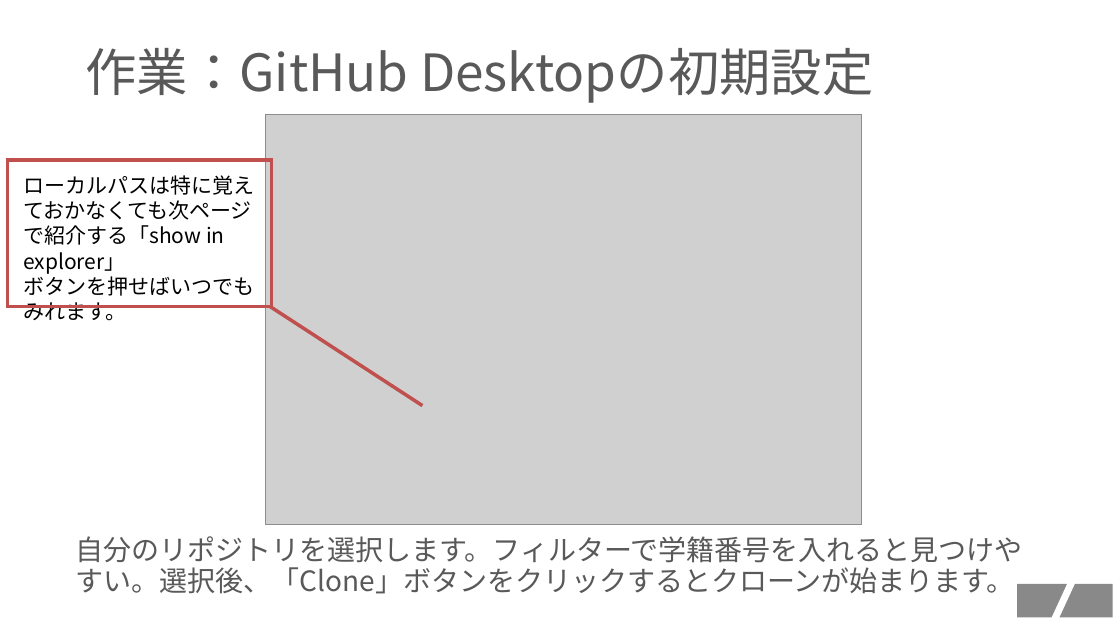
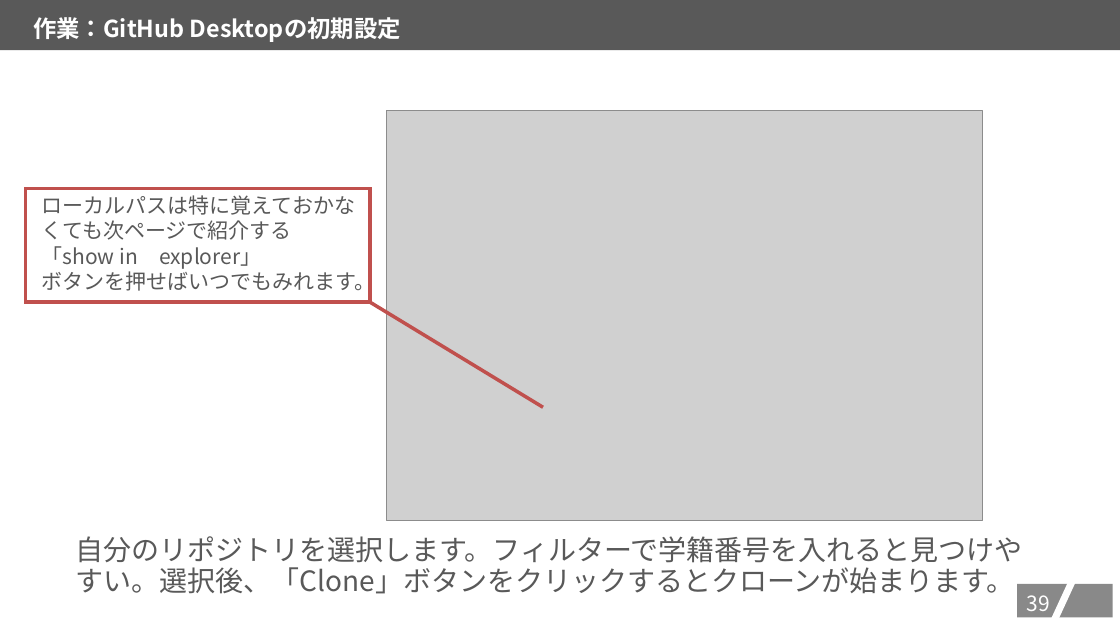
Before and after one commit to kait-takanolab/1821086_matsuo_thesis, a slide deck: slide 40 of GITHUBスタートアップ/GITHUBセットアップの会.pptx. Drawn at 1120x630 pixels with LibreOffice and Linux fonts; fonts in the diff are those of the drawing; grey boxes stand for pictures. Boxes give left, top, right and bottom in pixels: in the first picture for what was removed or moved away, otherwise in the second. Text is boxed around its words. In the diff, an @@ line names an element or a change of style, - is before the commit and + after.

```diff
--- a/GITHUBスタートアップ/GITHUBセットアップの会.pptx
+++ b/GITHUBスタートアップ/GITHUBセットアップの会.pptx
@@ rectangle "作業：GitHub Desktopの初期設定": place and size @@
-rectangle "作業：GitHub Desktopの初期設定" at [85, 48, 873, 103]
+rectangle "作業：GitHub Desktopの初期設定" at [0, 0, 1120, 50]
@@ rectangle "作業：GitHub Desktopの初期設定" at [0, 0, 1120, 50]: size 44 to 20 pt, text colour #595959 to #FFFFFF, bold on; line spacing 0.9 to 1; fill none to #595959 @@
@@ picture: place and size @@
-picture at [266, 114, 861, 524]
+picture at [386, 110, 982, 520]
@@ rectangle: place and size @@
-rectangle at [8, 160, 272, 307]
+rectangle at [25, 188, 370, 302]
@@ text "ローカルパスは特に覚えておかなくても次ページで紹介する「show in explorer」": place and size @@
-text "ローカルパスは特に覚えておかなくても次ページで紹介する「show in explorer」" at [23, 175, 254, 321]
+text "ローカルパスは特に覚えておかなくても次ページで紹介する「show in explorer」" at [42, 195, 376, 294]
@@ text "ローカルパスは特に覚えておかなくても次ページで紹介する「show in explorer」" at [42, 195, 376, 294]: text colour #000000 to #595959 @@
@@ line moved from (270, 307) - (423, 406) to (371, 302) - (543, 408) @@
@@ page number added at [1027, 595, 1050, 611], 18 pt, text #FFFFFF @@
+39
```
Also in this commit, not shown: 49 other slides changed.
